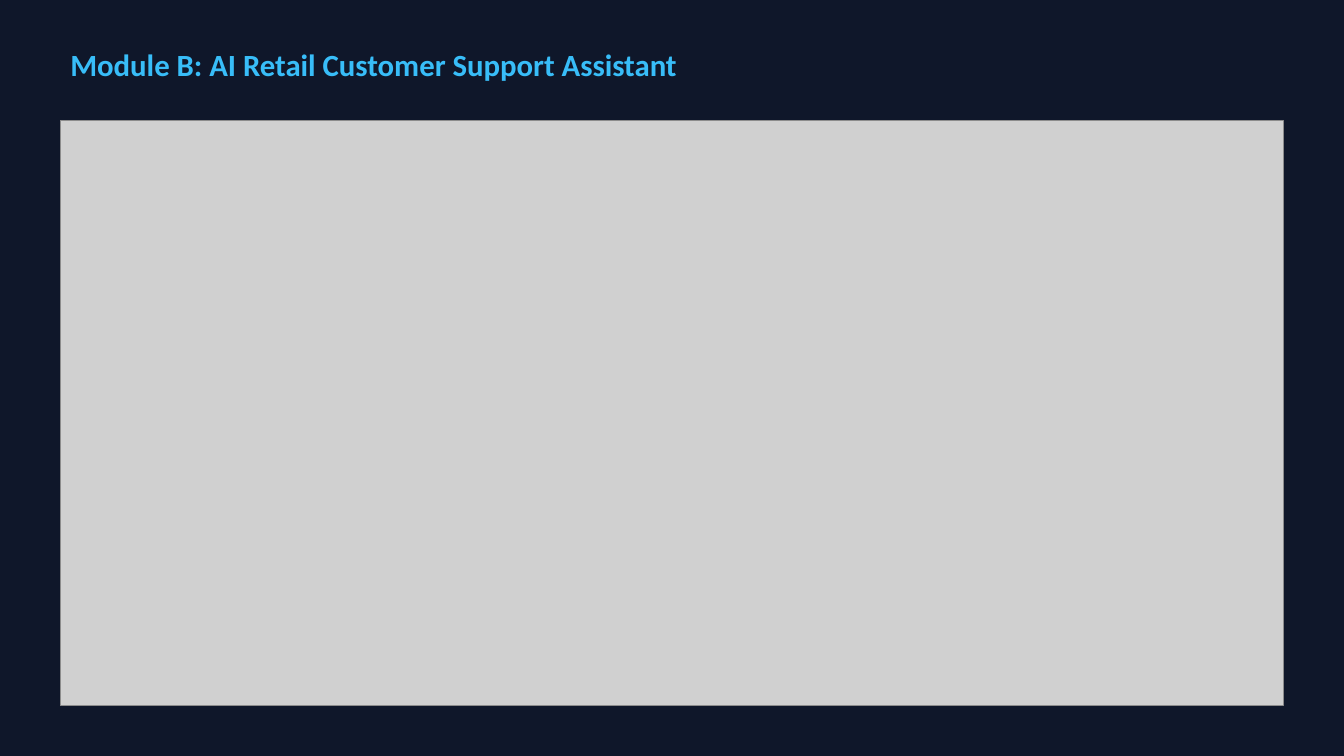
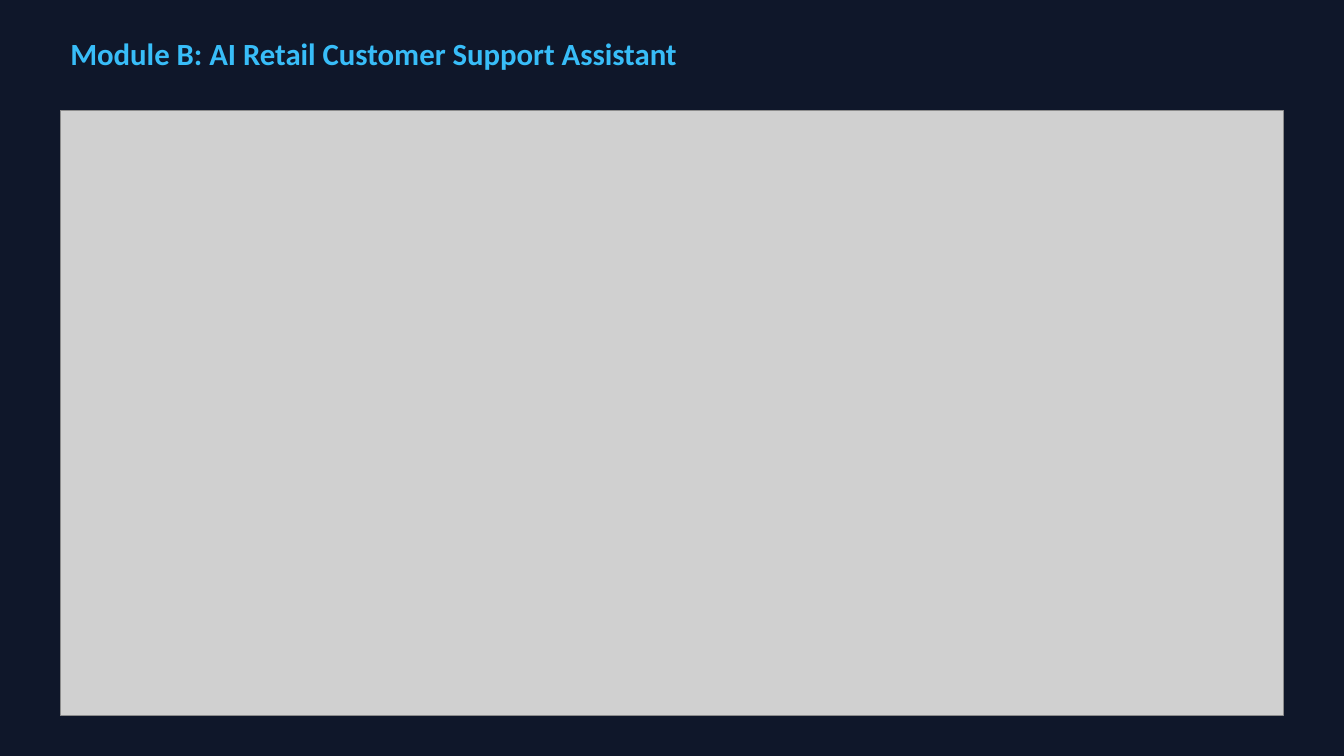
Before and after one commit to shaurya3000/smart-retail-ai, a slide deck: slide 4 of Smart_Retail_Platform_Demo_Presentation.pptx. Drawn at 1344x756 pixels with LibreOffice and Linux fonts; fonts in the diff are those of the drawing; grey boxes stand for pictures. Boxes give left, top, right and bottom in pixels: in the first picture for what was removed or moved away, otherwise in the second. Text is boxed around its words. In the diff, an @@ line names an element or a change of style, - is before the commit and + after.

Commit message:
Embed high-resolution UI screenshots into PowerPoint slides and README

```diff
--- a/Smart_Retail_Platform_Demo_Presentation.pptx
+++ b/Smart_Retail_Platform_Demo_Presentation.pptx
@@ text "Module B: AI Retail Customer ...": place and size @@
-text "Module B: AI Retail Customer ..." at (70, 54, 677, 81)
+text "Module B: AI Retail Customer ..." at (70, 43, 677, 70)
@@ picture: place and size @@
-picture at (60, 121, 1284, 706)
+picture at (60, 111, 1284, 716)
```
Also in this commit, not shown: 4 other slides changed, 6 other files.
